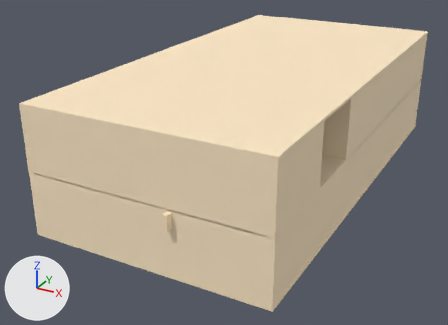
What one commit did to the OBJ model RV2021Main/assets/models/casamodelada/aptodospisos.obj.
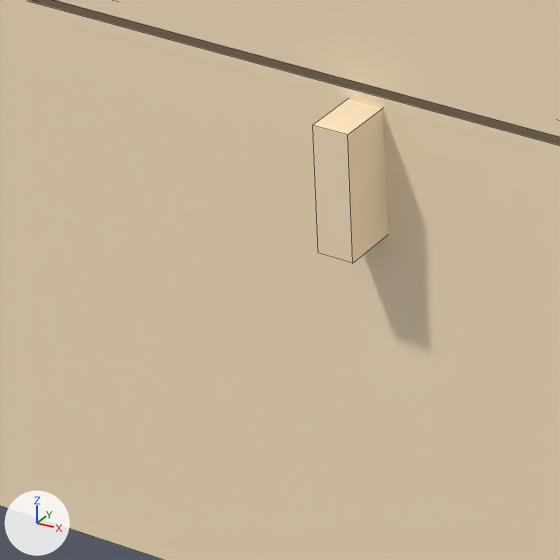
Each version appears first whole from a 50 mm lens placed at (3.32, -28.69, 13.71), pointed at (-10.93, -2.79, 0.76), and next in a close-up on the part from 27% to 43% of the width and 61% to 83% of the height. Every picture has the same lights, and +X, +Y and +Z are marked at lower left. The close-ups show mesh edges as thin lines. Where no turn or scale is listed for an object, it has been applied to the vertices.

Objects in the first close-up: 'aptodospisos'.
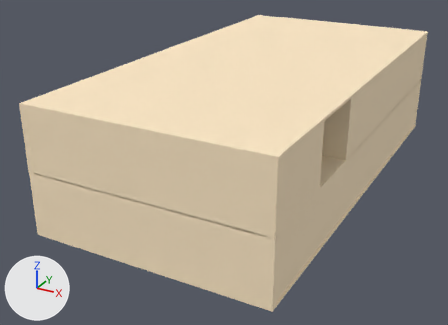
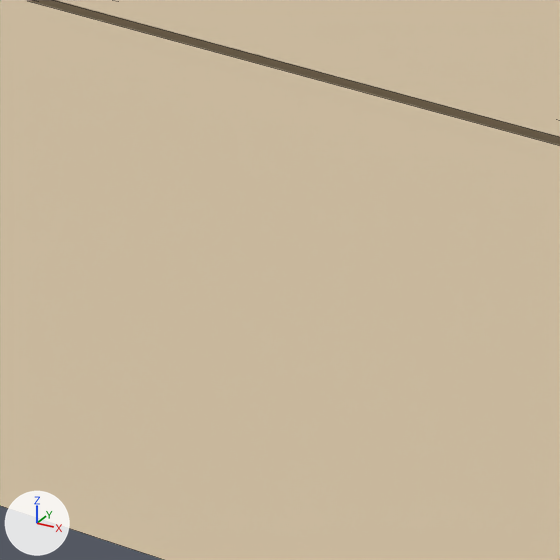
The edits, one by one:
me_aptodospisos has 480 vertices, 360 faces and spans x -15.3..-4.0, y -12.2..10.1, z -0.2..5.9.
me_aptodospisos is used by ob_aptodospisos; location (0.0, 0.0, 0.0).
me_aptodospisos part 1: the loose piece of 8 vertices spanning x -8.4..-8.2, y -12.2..-9.2, z 2.1..2.8 is scaled about its middle by (1.65, 0.78, 1), then moved by (-0.1, 0.0, 0.0).

Where the change shows, as pixel boxes (x1, y1, x2, y2) in the close-ups (560 x 560 px; the box of a moved part takes in the faces that stretch with it):
part 1 of me_aptodospisos, moved or reshaped (not visible afterwards): before (312, 99, 388, 263)
